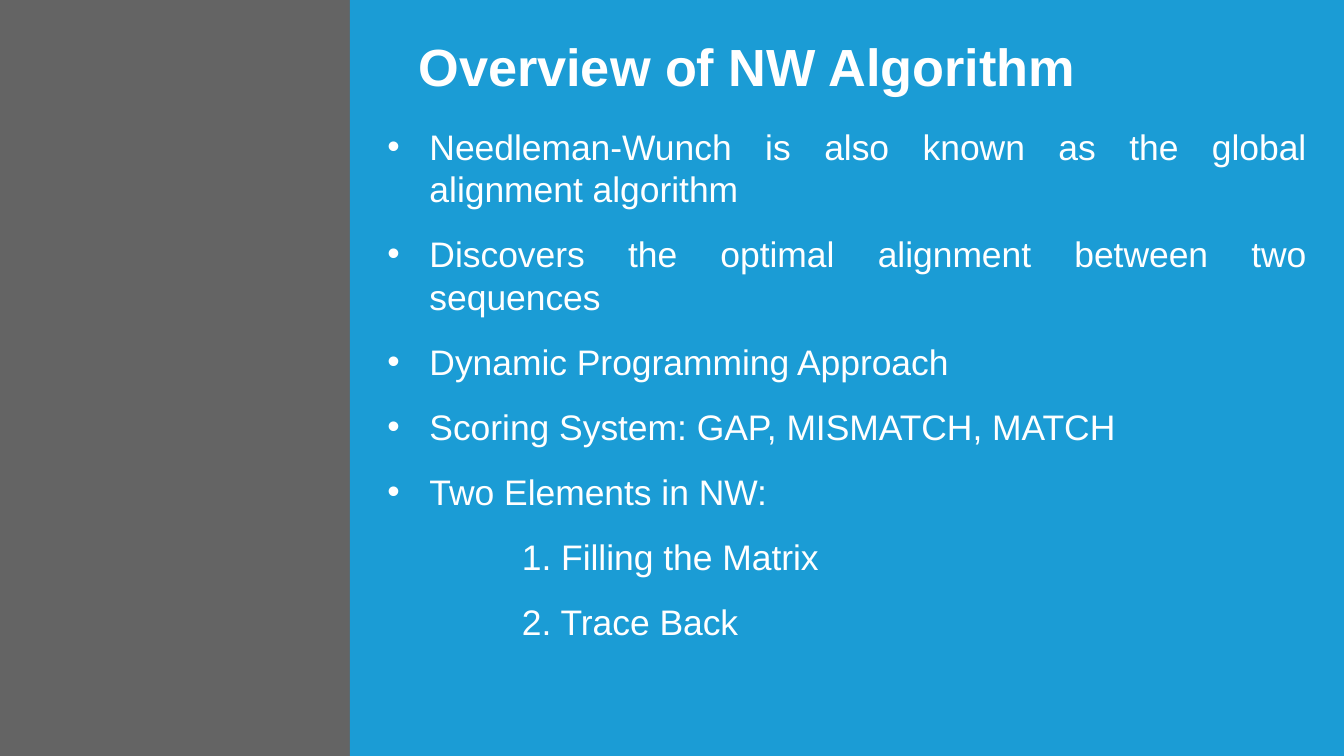
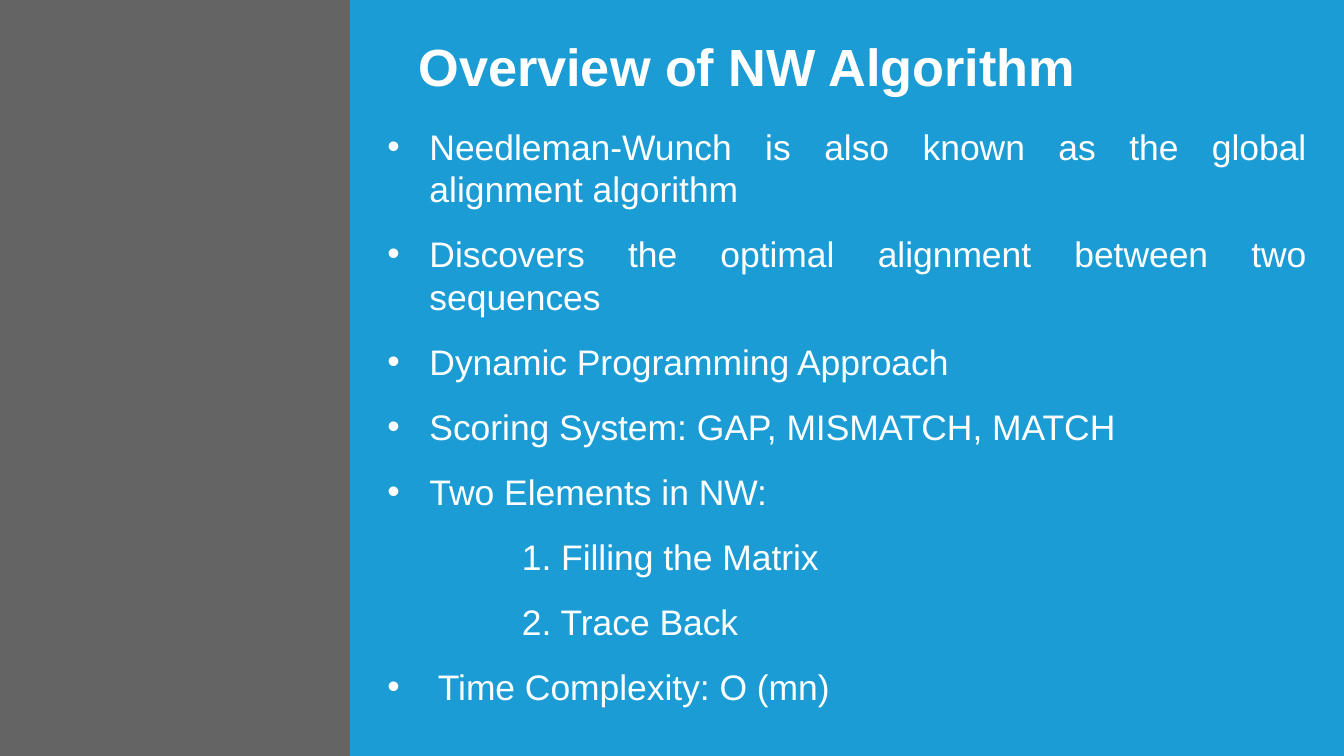
Before and after one commit to blakeklasing/NW-Parallel, a slide deck: slide 3 of NW-Parallel Presentation.pptx. Drawn at 1344x756 pixels with LibreOffice and Linux fonts; fonts in the diff are those of the drawing; background and template pictures are left out; a plain dark background stands for a picture behind light text. Boxes give left, top, right and bottom in pixels: in the first picture for what was removed or moved away, otherwise in the second. Text is boxed around its words. In the diff, an @@ line names an element or a change of style, - is before the commit and + after.

```diff
--- a/NW-Parallel Presentation.pptx
+++ b/NW-Parallel Presentation.pptx
@@ text at <box>438,674,830,707</box>: paragraph added @@
+    • Time Complexity: O (mn)
```
Also in this commit, not shown: 3 other slides changed.
